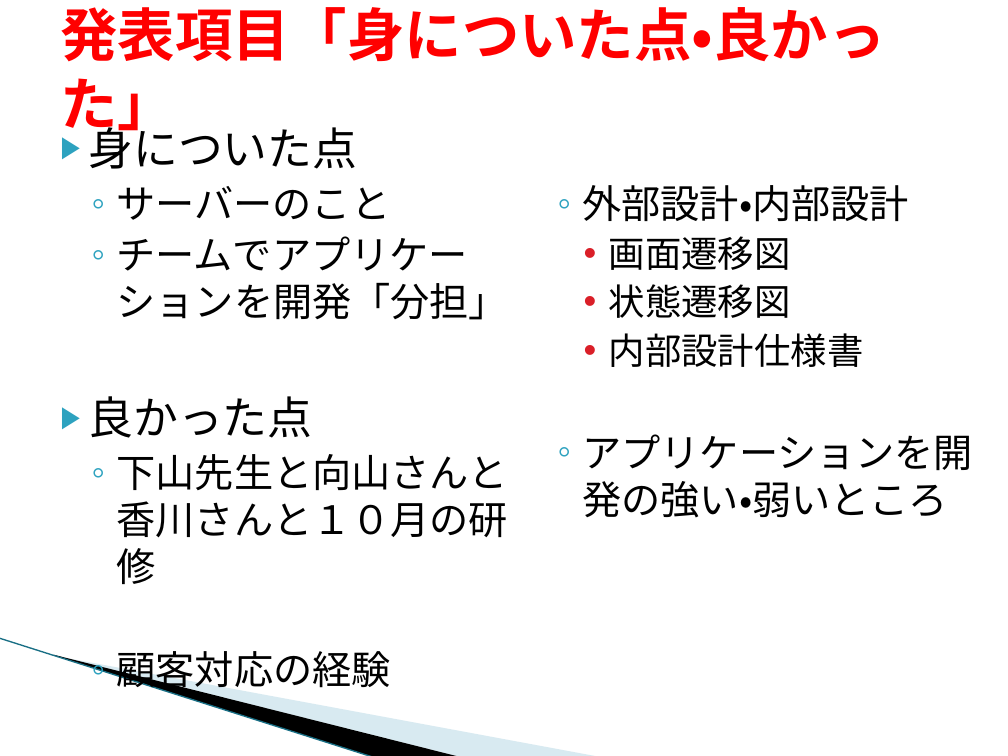
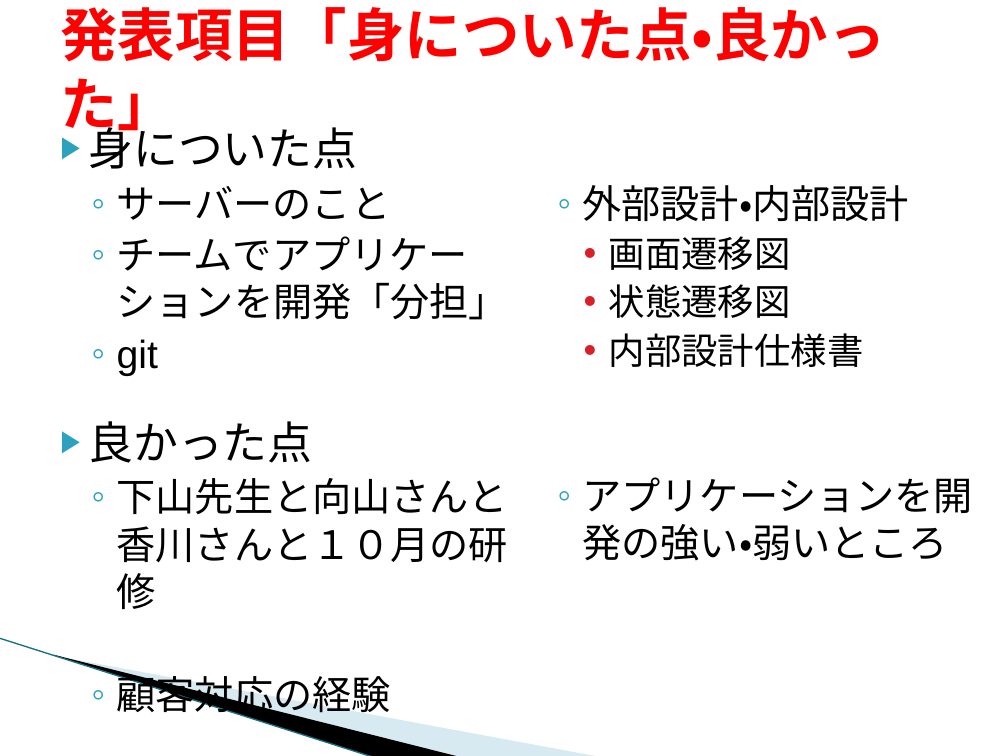
Before and after one commit to java201710/java, a slide deck: slide 2 of 99_チーム内打合せ用（総合演習）/成果発表会_個人発表作成内容_ミッチェル.pptx (slide 3 before the commit). Drawn at 1008x756 pixels with LibreOffice and Linux fonts; fonts in the diff are those of the drawing; background and template pictures are left out. Boxes give left, top, right and bottom in pixels: in the first picture for what was removed or moved away, otherwise in the second. Text is boxed around its words. In the diff, an @@ line names an element or a change of style, - is before the commit and + after.

```diff
--- a/99_チーム内打合せ用（総合演習）/成果発表会_個人発表作成内容_ミッチェル.pptx
+++ b/99_チーム内打合せ用（総合演習）/成果発表会_個人発表作成内容_ミッチェル.pptx
@@ text "外部設計・内部設計" rewrapped from [582,185,973,517] to [582,185,973,560] @@
@@ text at [117,339,158,376]: paragraph added @@
+  ◦ git
```
Also in this commit, not shown: 1 slide removed.
